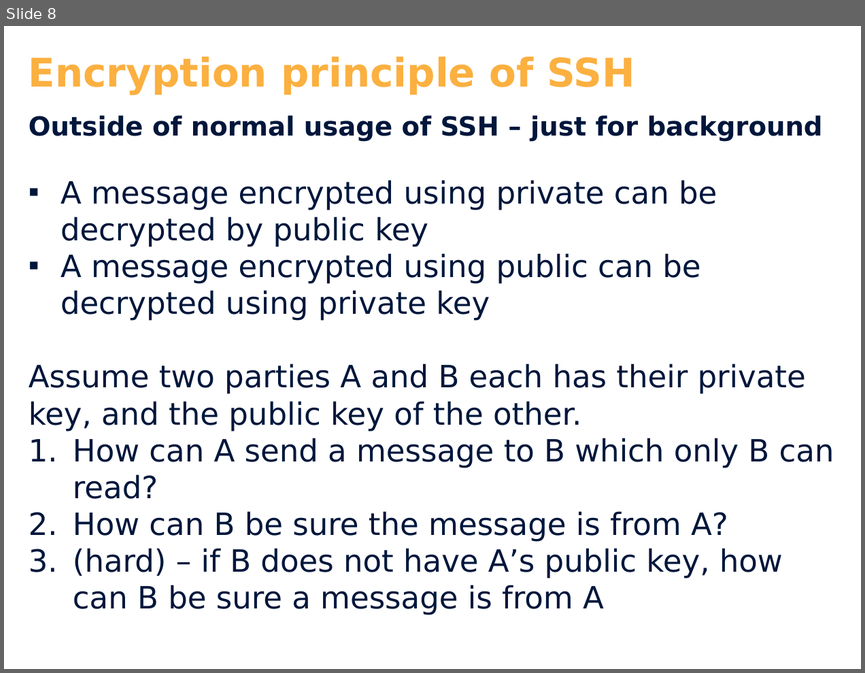
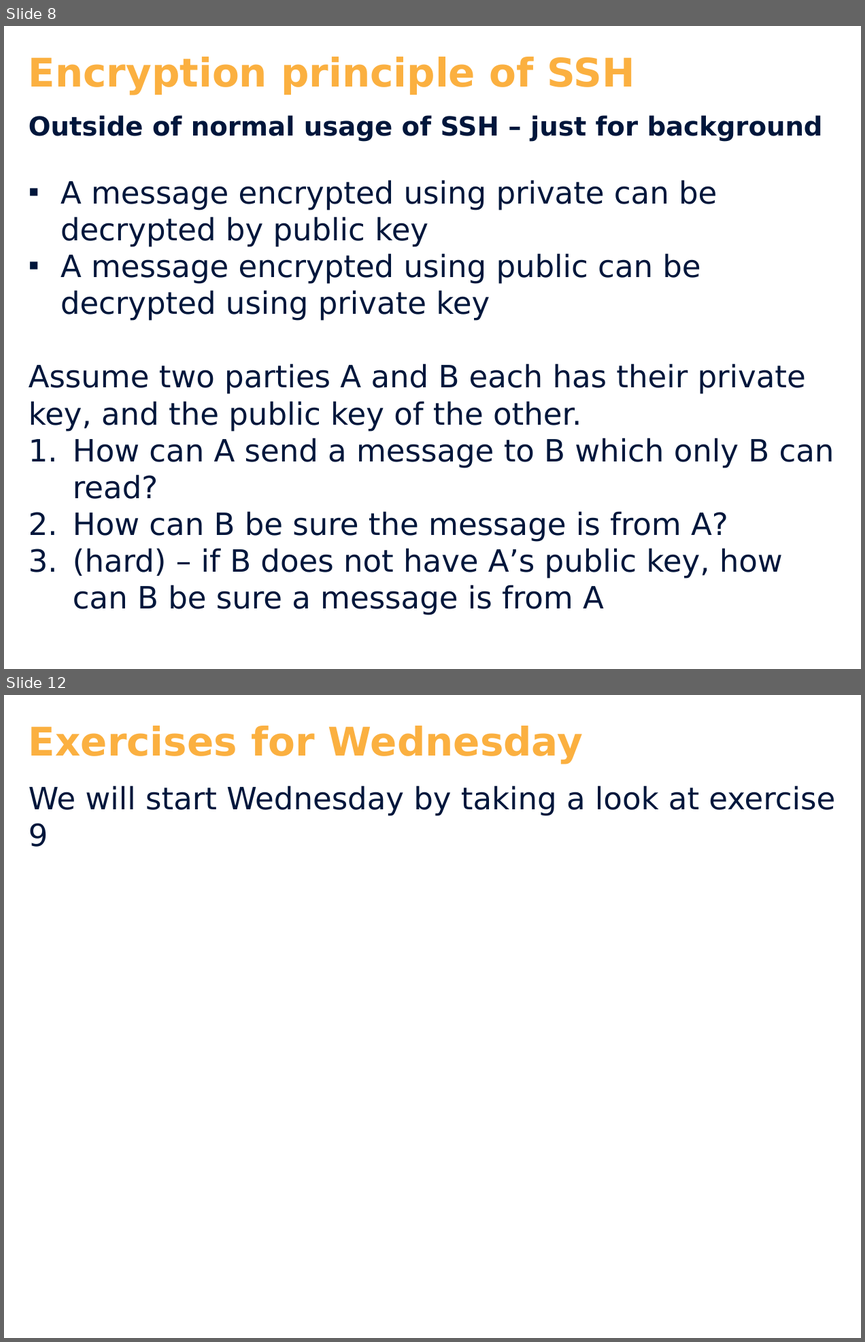
Before and after one commit to cphdat2sem2017-Cos/week01-OS-Linux, a slide deck: slides/Day_2.pptx. Shown one above the other, each under a label of ours: slide 8 before the commit, slides 8 and 12 after it; the slides between them are not shown. The pictures are 865x673 and 865x1342 pixels, drawn with LibreOffice and Linux fonts; fonts in the diff are those of the drawing; background and template pictures are left out. Boxes give left, top, right and bottom in pixels: in the first picture for what was removed or moved away, otherwise in the second. Text is boxed around its words. In the diff, an @@ line names an element or a change of style, - is before the commit and + after.

```diff
--- a/slides/Day_2.pptx
+++ b/slides/Day_2.pptx
@@ slide 12 added at box(4, 695, 861, 1338), background #FFFFFF @@
@@ text added at box(28, 726, 583, 764), 36 pt, text #FBB040, bold @@
+Exercises for Wednesday
@@ text added at box(28, 785, 835, 847), 28 pt, text #00163B @@
+We will start Wednesday by taking a look at exercise 9
```
Also in this commit, not shown: 1 slide changed, 2 other slides added, 7 other files.
